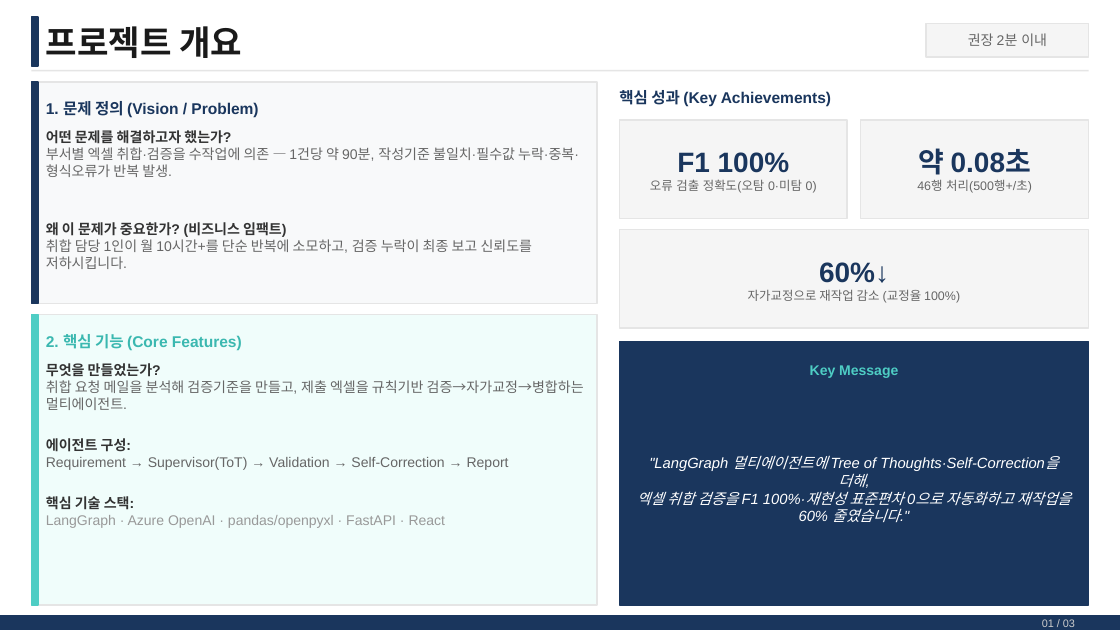
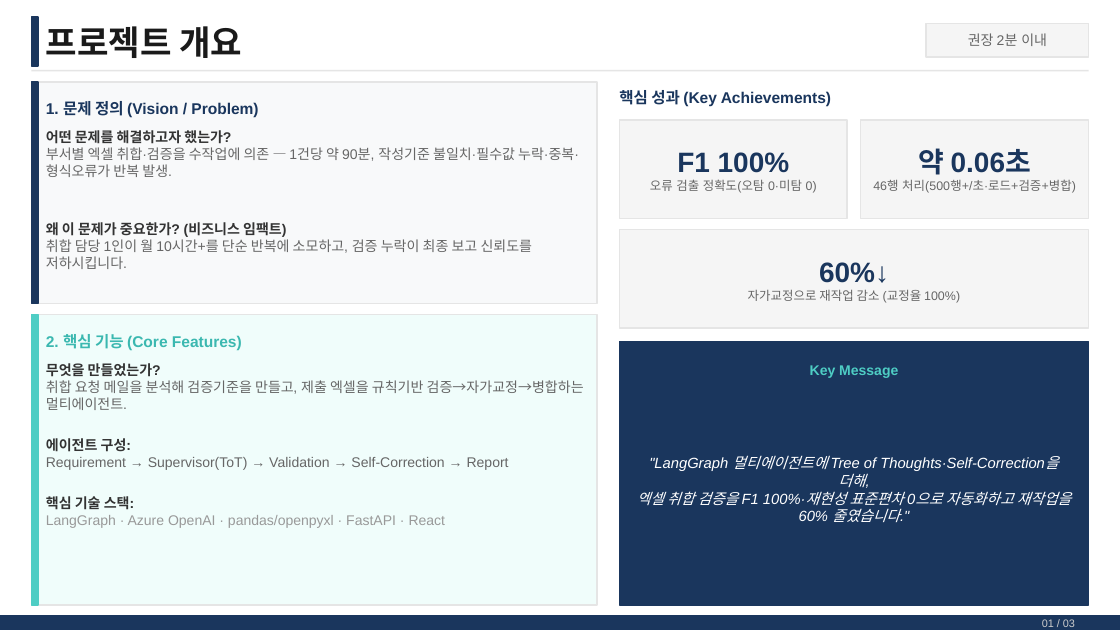
Before and after one commit to PinokioLee/smart-collect-assistant, a slide deck: slide 2 of presentation/AI_Master_최종발표_이형진_08079.pptx. Drawn at 1120x630 pixels with LibreOffice and Linux fonts; fonts in the diff are those of the drawing. Boxes give left, top, right and bottom in pixels: in the first picture for what was removed or moved away, otherwise in the second. Text is boxed around its words. In the diff, an @@ line names an element or a change of style, - is before the commit and + after.

```diff
--- a/presentation/AI_Master_최종발표_이형진_08079.pptx
+++ b/presentation/AI_Master_최종발표_이형진_08079.pptx
@@ text at bbox=[873, 148, 1076, 193]: text changed @@
-약 0.08초
-46행 처리(500행+/초)
+약 0.06초
+46행 처리(500행+/초·로드+검증+병합)
```
Also in this commit, not shown: 2 other slides changed, 4 other files.
